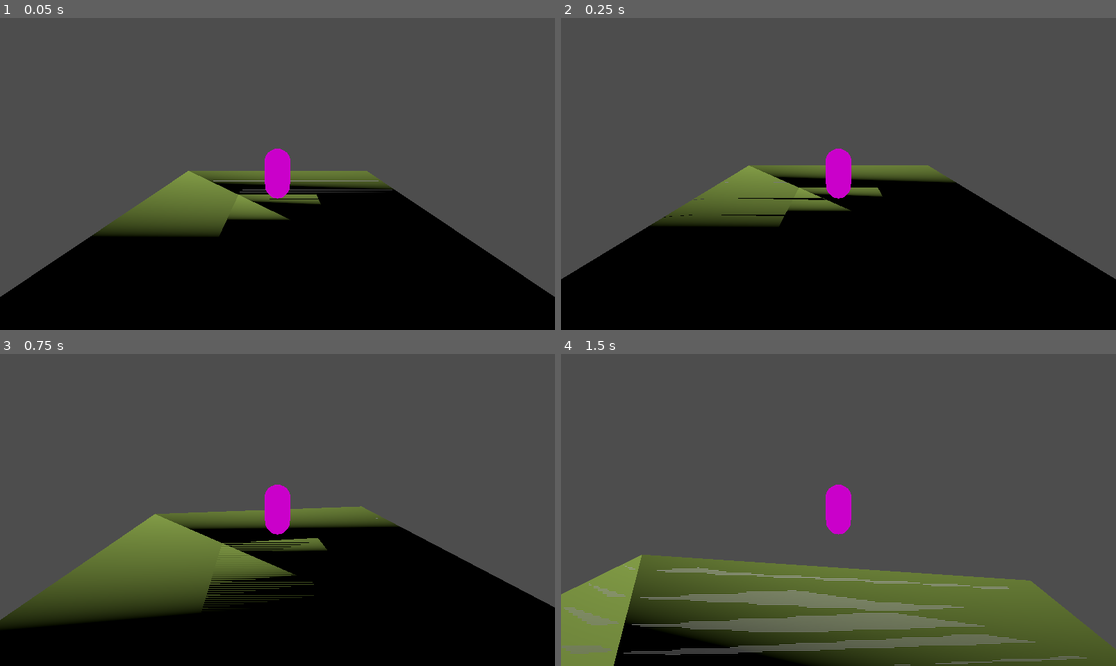
Above: before the commit, frames 1-4 (two rows, left to right).
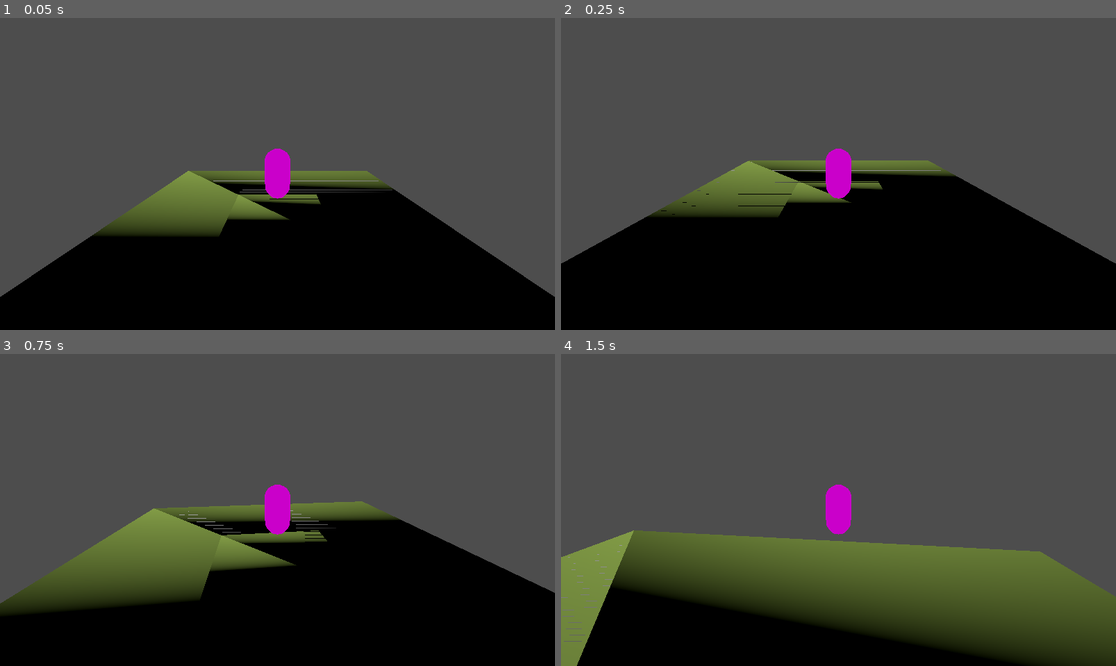
Above: after the commit, the same moments.

Repository: LeZellus/voxel
Game: Godot game, scene res://scenes/test/test_scene.tscn
Same seed, same stepped clock (60 frames per second), same inputs: the game is played once before the commit and once after it.
Inputs (mouse positions are in pixels of both pictures, inside the frame that each line leads up to):
- Up to frame 1 (0.05 s): no input
- Up to frame 2 (0.25 s): no input
- Up to frame 3 (0.75 s): tap Enter (ui_accept) at 0.5 s; move the mouse to (305, 510) at 0.52 s; hold W (move_forward) from 0.53 s (still down); hold E (interact) from 0.53 s (still down)
- Up to frame 4 (1.5 s): keep holding W (move_forward); tap Space (jump) at 0.77, 1.07 s; tap Enter (ui_accept) at 0.8, 1.35 s; move the mouse to (810, 510) at 1.27 s; release E (interact) at 1.28 s

Frame 1 is identical in both runs. In frame 2, 5.7% of the frame differs, in the area x 0-100%, y 45-84%; in frame 3, 8.6%; in frame 4, 29%, in the area x 0-100%, y 56-100%.

Commit message:
add raycast detection
player can now detect something with binding key

Diff:
--- a/scenes/test/test_plateform.tscn
+++ b/scenes/test/test_plateform.tscn
@@ -2,12 +2,13 @@
 
 [ext_resource type="PackedScene" uid="uid://c5d4l1dmnfl13" path="res://assets/models/optimized/plateform.fbx" id="1_041nl"]
 
-[sub_resource type="WorldBoundaryShape3D" id="WorldBoundaryShape3D_udu2a"]
+[sub_resource type="ConcavePolygonShape3D" id="ConcavePolygonShape3D_3tkj0"]
+data = PackedVector3Array(-0.064, 0, 0.064, -0.064, 0.001, 0.064, 0.064, 0.001, 0.064, 0.064, 0.001, 0.064, 0.064, 0, 0.064, -0.064, 0, 0.064, 0.064, 0.001, 0.064, 0.064, 0.001, -0.064, 0.064, 0, -0.064, 0.064, 0, -0.064, 0.064, 0, 0.064, 0.064, 0.001, 0.064, -0.064, 0, 0.064, -0.064, 0, -0.064, -0.064, 0.001, -0.064, -0.064, 0.001, -0.064, -0.064, 0.001, 0.064, -0.064, 0, 0.064, 0.064, 0, -0.064, 0.064, 0.001, -0.064, -0.064, 0.001, -0.064, -0.064, 0.001, -0.064, -0.064, 0, -0.064, 0.064, 0, -0.064, -0.064, 0, 0.064, 0.064, 0, 0.064, 0.064, 0, -0.064, 0.064, 0, -0.064, -0.064, 0, -0.064, -0.064, 0, 0.064, -0.064, 0.001, -0.064, 0.064, 0.001, -0.064, 0.064, 0.001, 0.064, 0.064, 0.001, 0.064, -0.064, 0.001, 0.064, -0.064, 0.001, -0.064)
 
 [node name="plateform" instance=ExtResource("1_041nl")]
 
 [node name="Area3D" type="StaticBody3D" parent="." index="4"]
 
-[node name="CollisionShape3D" type="CollisionShape3D" parent="Area3D" index="0"]
-transform = Transform3D(1, 0, 0, 0, 1, 0, 0, 0, 1, 0, 0.442073, 0)
-shape = SubResource("WorldBoundaryShape3D_udu2a")
+[node name="CollisionShape3D2" type="CollisionShape3D" parent="Area3D" index="0"]
+transform = Transform3D(100, 0, 0, 0, 100, 7.54979e-06, 0, -7.54979e-06, 100, 0, 0, 0)
+shape = SubResource("ConcavePolygonShape3D_3tkj0")
--- a/scenes/test/test_scene.tscn
+++ b/scenes/test/test_scene.tscn
@@ -7,6 +7,7 @@
 [ext_resource type="Script" path="res://scripts/state_machine/WalkingState.gd" id="5_ne8ck"]
 [ext_resource type="Script" path="res://scripts/state_machine/FarmingState.gd" id="6_kwx8p"]
 [ext_resource type="Script" path="res://scripts/state_machine/JumpingState.gd" id="7_uwys1"]
+[ext_resource type="Script" path="res://scripts/ToolSystem.gd" id="8_fudal"]
 
 [sub_resource type="StandardMaterial3D" id="StandardMaterial3D_rffcu"]
 shading_mode = 0
@@ -38,10 +39,11 @@
 
 [node name="SpringArm3D" type="SpringArm3D" parent="Player"]
 
+[node name="InteractionRay" type="RayCast3D" parent="Player/SpringArm3D"]
+target_position = Vector3(0, 0, -20)
+
 [node name="Camera3D" type="Camera3D" parent="Player/SpringArm3D"]
 transform = Transform3D(1, 0, 0, 0, 1, 0, 0, 0, 1, 0, 1.00633, 0)
-
-[node name="InteractionRay" type="RayCast3D" parent="Player"]
 
 [node name="StateMachine" type="Node" parent="Player" node_paths=PackedStringArray("initial_state")]
 script = ExtResource("3_t7aov")
@@ -58,3 +60,6 @@
 
 [node name="Jumping" type="Node" parent="Player/StateMachine"]
 script = ExtResource("7_uwys1")
+
+[node name="ToolSystem" type="Node" parent="Player"]
+script = ExtResource("8_fudal")
--- /dev/null
+++ b/scripts/ToolSystem.gd
@@ -0,0 +1,29 @@
+extends Node
+class_name ToolSystem
+
+enum Tool {
+	SEEDS,
+	WATERING_CAN,
+	SICKLE
+}
+
+var current_tool: Tool = Tool.SEEDS
+@onready var interaction_ray: RayCast3D = get_parent().get_node("SpringArm3D/InteractionRay")
+
+func _input(event):
+	if event.is_action_pressed("ui_accept"):  # Espace
+		test_interaction()
+
+	if event.is_action_pressed("ui_right"):
+		current_tool = Tool.WATERING_CAN
+		print("Changé vers: ARROSOIR")
+	elif event.is_action_pressed("ui_left"):
+		current_tool = Tool.SEEDS
+		print("Changé vers: GRAINES")
+
+func test_interaction():
+	if interaction_ray.is_colliding():
+		var hit_point = interaction_ray.get_collision_point()
+		print("Interaction avec outil ", current_tool, " à la position: ", hit_point)
+	else:
+		print("Rien devant le joueur")
--- a/scripts/state_machine/IdleState.gd
+++ b/scripts/state_machine/IdleState.gd
@@ -1,15 +1,12 @@
 extends State
 class_name IdleState
-
-func enter():
-	print("Joueur: En attente")
 
 func physics_update(delta):
 	player.apply_gravity(delta)
 
 	# FORCER l'arrêt immédiat
-	player.velocity.x = 0  # AJOUTER
-	player.velocity.z = 0  # AJOUTER
+	player.velocity.x = 0
+	player.velocity.z = 0
 
 	# Vérifier transitions
 	var input_dir = Input.get_vector("move_left", "move_right", "move_forward", "move_back")
--- a/scripts/state_machine/JumpingState.gd
+++ b/scripts/state_machine/JumpingState.gd
@@ -2,7 +2,6 @@
 class_name JumpingState
 
 func enter():
-	print("Joueur: Saut")
 	player.velocity.y = player.jump_velocity
 
 func physics_update(delta):
--- a/scripts/state_machine/StateMachine.gd
+++ b/scripts/state_machine/StateMachine.gd
@@ -28,9 +28,7 @@
 	if current_state:
 		current_state.physics_update(delta)
 
-	print("StateMachine _physics_process appelé")  # AJOUTER
 	if current_state:
-		print("État actuel: ", current_state.name)  # AJOUTER
 		current_state.physics_update(delta)
 	else:
 		print("Aucun état actuel!")
@@ -47,4 +45,3 @@
 
 	current_state = new_state
 	current_state.enter()
-	print("État changé: ", new_state_name)
Not shown: 1 places in scenes/test/test_scene.tscn that only renumber resources
